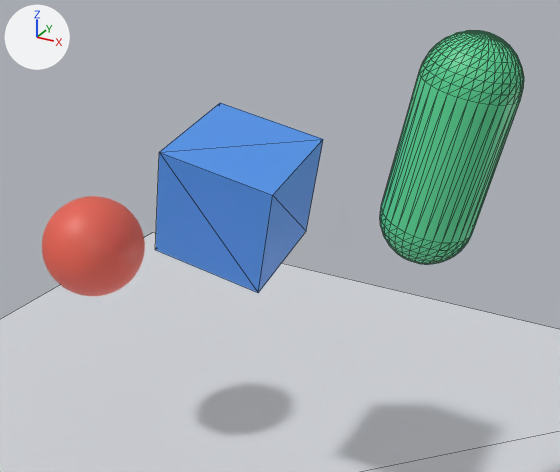
An edit to the glTF model examples/assets/rigid_shapes.glb, drawn before and after from the same camera.
The view is the same before and after, from a 50 mm lens placed at (4.65, -7.42, 7.89), pointed at (-0.09, 1.19, 3.59). Lighting does not change. The marker at upper left points along +X, +Y and +Z. The picture after the commit comes second. Mesh edges are drawn as thin lines on the coarser meshes. Where no turn or scale is listed for an object, it has been applied to the vertices.

The first picture shows 'DynamicBox', 'DynamicCapsule', 'DynamicSphere', 'StaticPlane'.
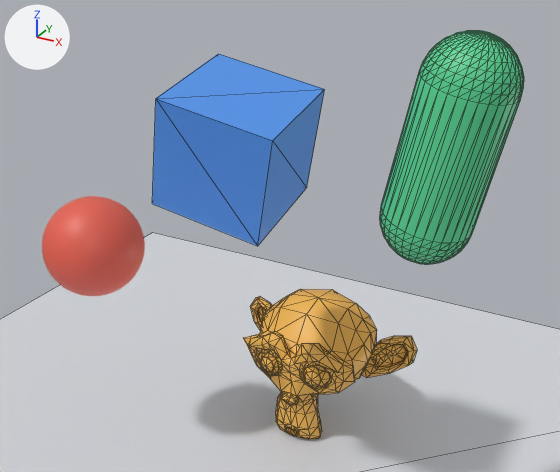
What changed in the scene script:
```text
Add mat_trianglesoupgold:
    mat_trianglesoupgold = principled_material('TriangleSoupGold')
    mat_trianglesoupgold.base_color = (0.86, 0.46, 0.08)  # orange #efb550
    mat_trianglesoupgold.roughness = 0.48
Add me_suzanne:
    me_suzanne.from_pydata(...)  # 505 vertices, 967 faces; spans x -1.5..1.5, y -0.94..0.94, z -1.08..1.08
    me_suzanne.materials.append(mat_trianglesoupgold)  # orange #efb550
Change ob_dynamicbox:
    ob_dynamicbox.location: (0.0, 0.0, 4.6) -> (0.0, 0.0, 5.2)
Add ob_statictrianglesuzanne:
    ob_statictrianglesuzanne = bpy.data.objects.new('StaticTriangleSuzanne', me_suzanne)
    ob_statictrianglesuzanne.location = (0.0, 2.2, 1.05)
```

Changed parts and their boxes (x1, y1, x2, y2) in the pictures (560 x 472 px):
'DynamicBox', moved
    before: (155, 103, 323, 293)
    after: (152, 54, 325, 246)
'StaticTriangleSuzanne', added (orange)
    after: (243, 289, 417, 439)
